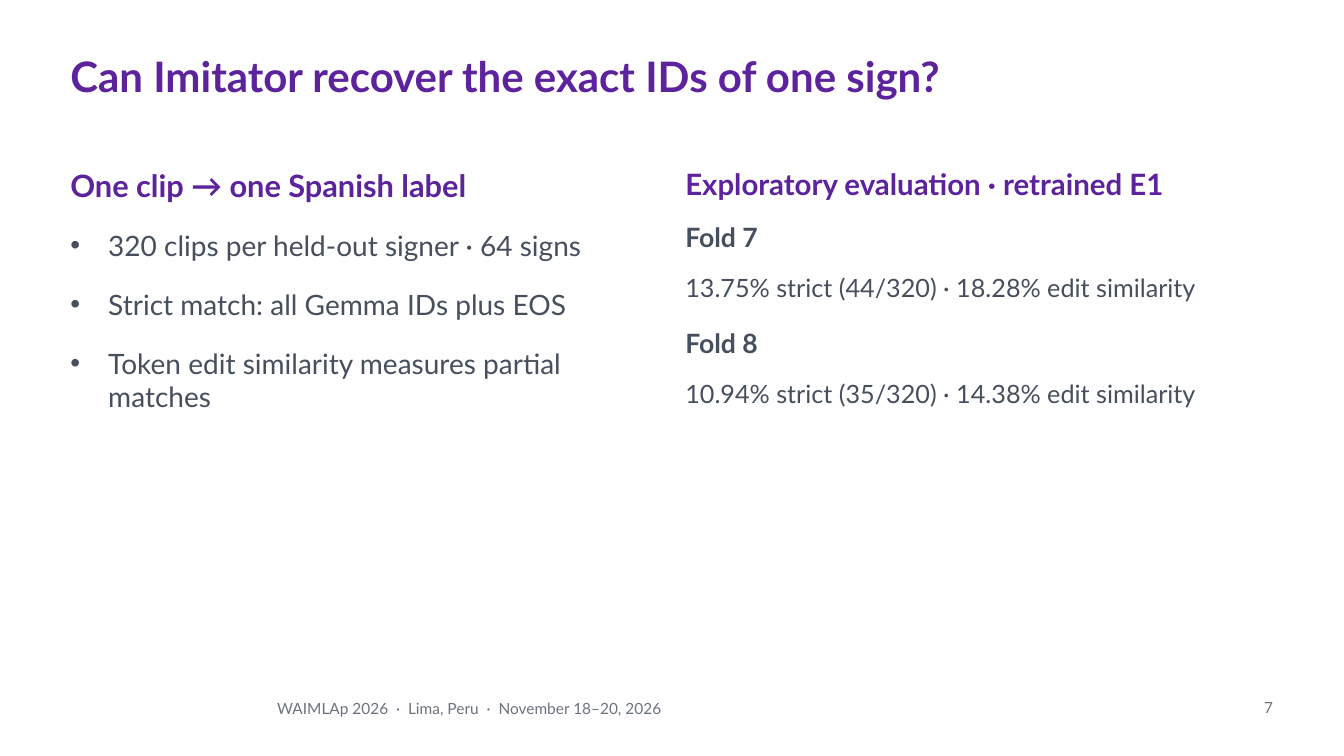
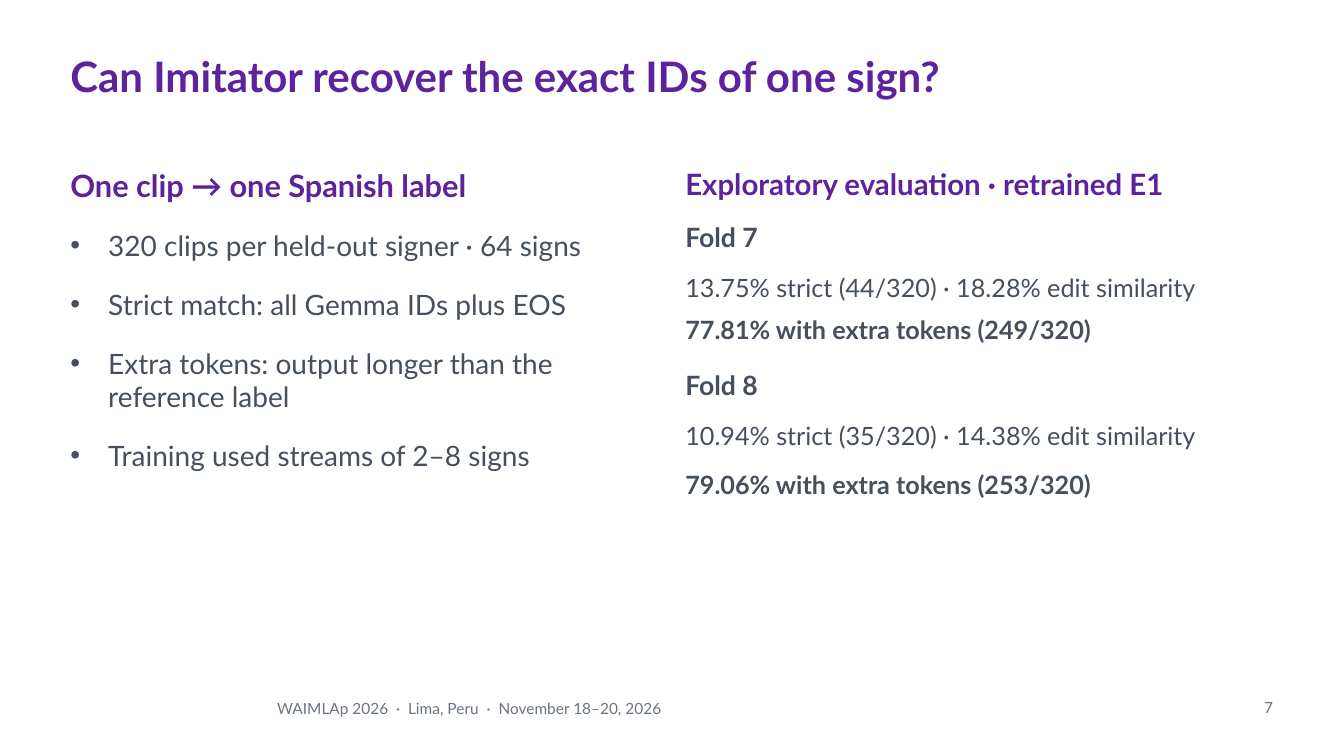
Before and after one commit to Percep3/Imitator, a slide deck: slide 7 of presentation/waimlap2026/imitator_waimlap2026.pptx. Drawn at 1344x756 pixels with LibreOffice and Linux fonts; fonts in the diff are those of the drawing; background and template pictures are left out. Boxes give left, top, right and bottom in pixels: in the first picture for what was removed or moved away, otherwise in the second. Text is boxed around its words. In the diff, an @@ line names an element or a change of style, - is before the commit and + after.

Commit message:
Report excess tokens on isolated-sign inputs

```diff
--- a/presentation/waimlap2026/imitator_waimlap2026.pptx
+++ b/presentation/waimlap2026/imitator_waimlap2026.pptx
@@ text at box(685, 319, 1091, 343): paragraph added @@
+77.81% with extra tokens (249/320)
@@ text at box(108, 353, 552, 471): text changed @@
-• Token edit similarity measures partial matches
+• Extra tokens: output longer than the reference label
+• Training used streams of 2–8 signs
@@ text at box(685, 474, 1091, 498): paragraph added @@
+79.06% with extra tokens (253/320)
```
Also in this commit, not shown: 5 other files.
